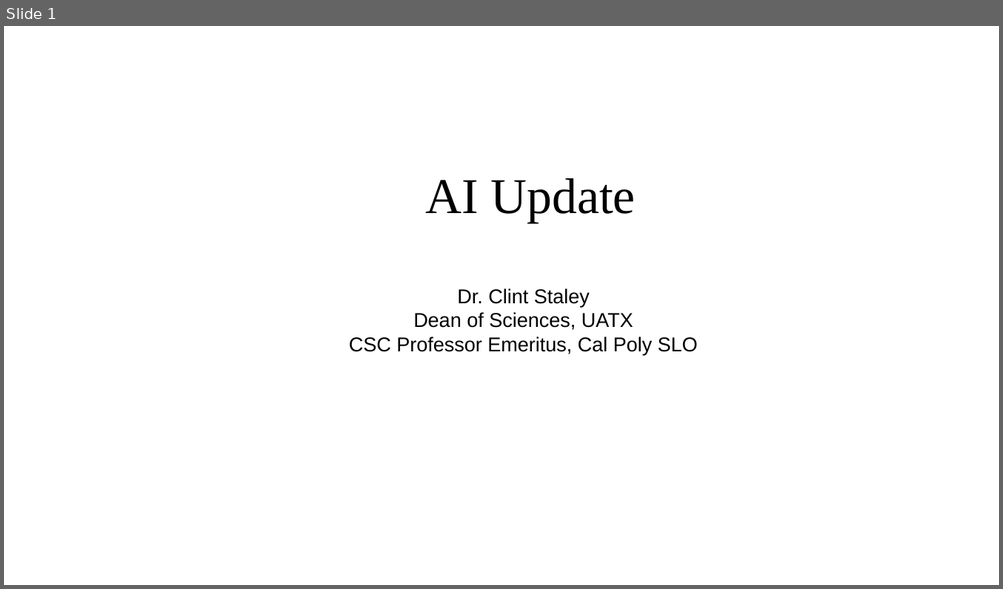
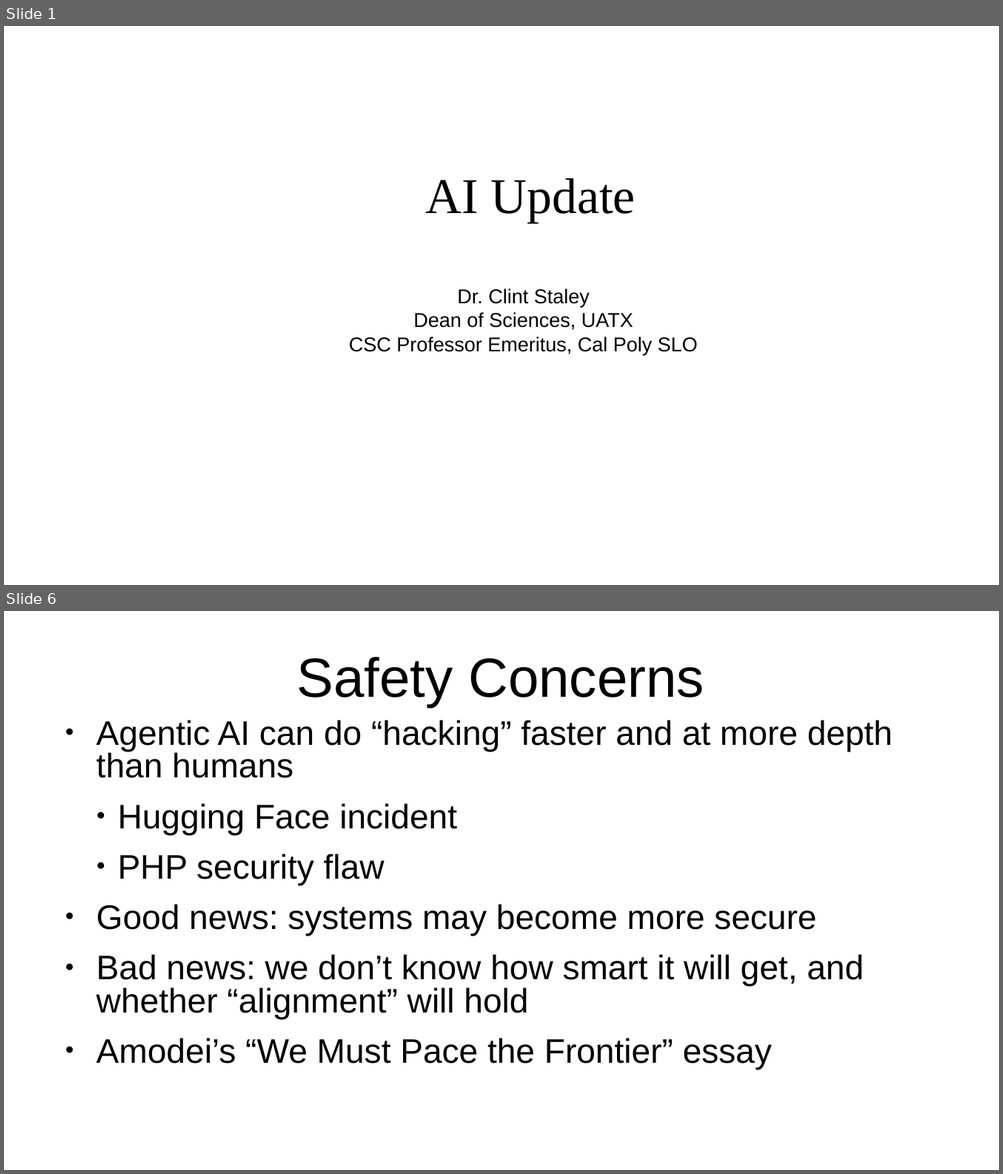
Before and after one commit to ClintStaley/AITalks, a slide deck: UATX/AIUpdate26.pptx. Shown one above the other, each under a label of ours: slide 1 before the commit, slides 1 and 6 after it; the slides between them are not shown. The pictures are 1003x589 and 1003x1174 pixels, drawn with LibreOffice and Linux fonts; fonts in the diff are those of the drawing. Boxes give left, top, right and bottom in pixels: in the first picture for what was removed or moved away, otherwise in the second. Text is boxed around its words. In the diff, an @@ line names an element or a change of style, - is before the commit and + after.

```diff
--- a/UATX/AIUpdate26.pptx
+++ b/UATX/AIUpdate26.pptx
@@ slide 6 added at bbox=[4, 611, 999, 1170], background #FFFFFF @@
@@ text added at bbox=[297, 657, 704, 707], 44 pt, text #000000 @@
+Safety Concerns
@@ text added at bbox=[96, 720, 892, 1070], 27.2 pt, text #000000 @@
+● Agentic AI can do “hacking” faster and at more depth than humans
+    ● Hugging Face incident
+    ● PHP security flaw
+● Good news: systems may become more secure
+● Bad news: we don’t know how smart it will get, and whether “alignment” will hold
+● Amodei’s “We Must Pace the Frontier” essay
```
Also in this commit, not shown: 1 slide changed, 6 other slides added, 12 slides removed.
